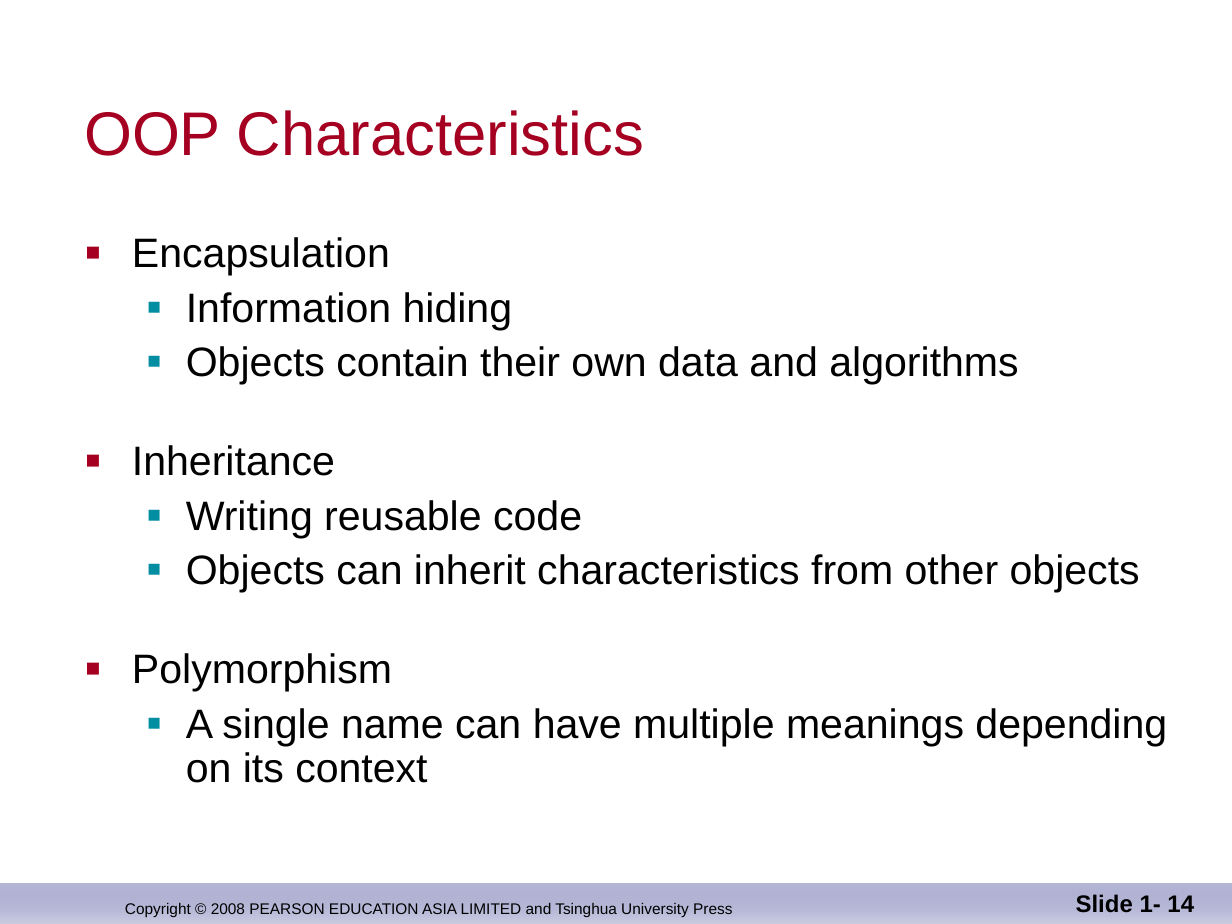
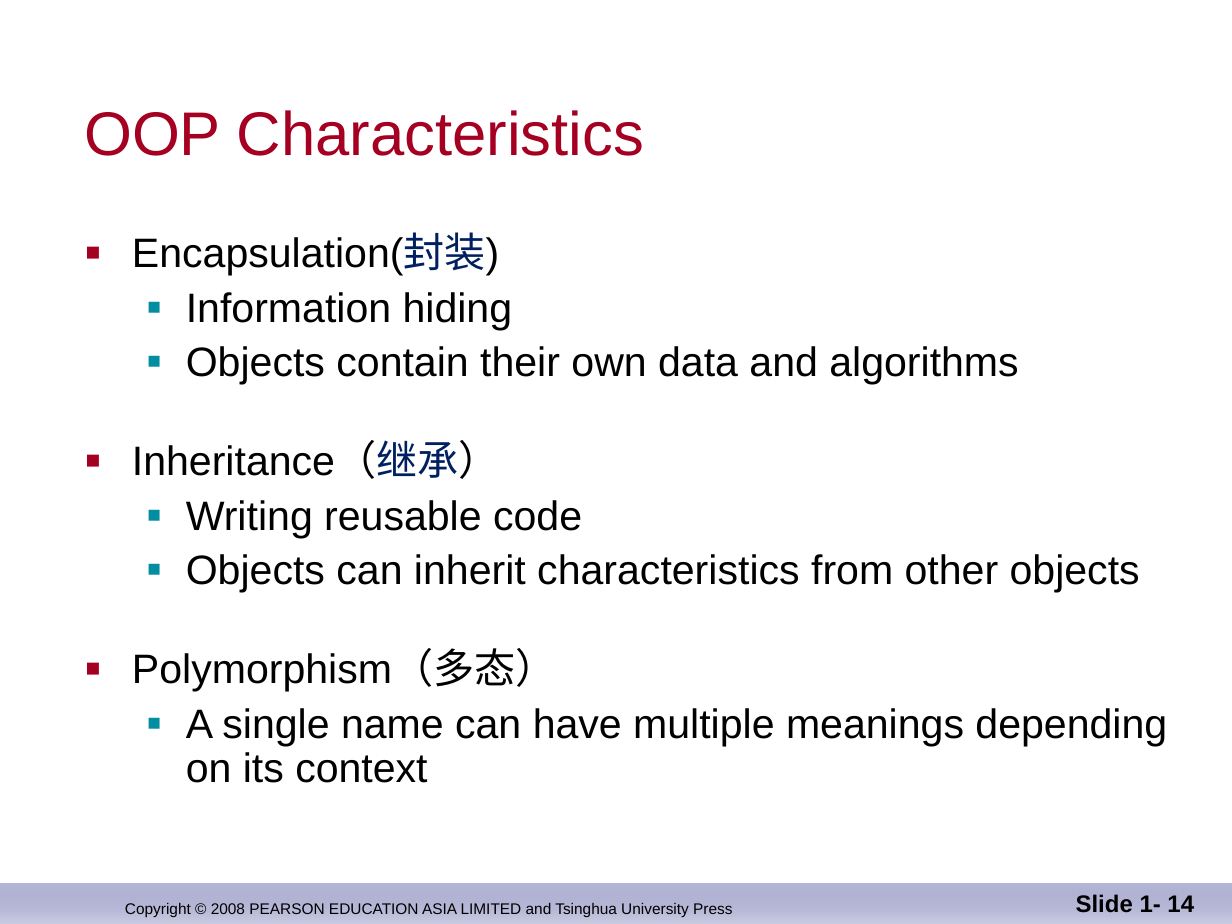
Before and after one commit to djuanbei/CPLUSPLUS, a slide deck: slide 14 of ppt/ch_01.ppt. Drawn at 1232x924 pixels with LibreOffice and Linux fonts; fonts in the diff are those of the drawing; background and template pictures are left out. Boxes give left, top, right and bottom in pixels: in the first picture for what was removed or moved away, otherwise in the second. Text is boxed around its words. In the diff, an @@ line names an element or a change of style, - is before the commit and + after.

```diff
--- a/ppt/ch_01.ppt
+++ b/ppt/ch_01.ppt
@@ text at [132, 234, 499, 275]: text changed @@
-■ Encapsulation
+■ Encapsulation(封装)
@@ text at [132, 443, 499, 479]: text changed @@
-■ Inheritance
+■ Inheritance（继承）
@@ text at [132, 651, 556, 692]: text changed @@
-■ Polymorphism
+■ Polymorphism（多态）
```
Also in this commit, not shown: 2 other slides changed, 2 slides added, 3 slides removed.
